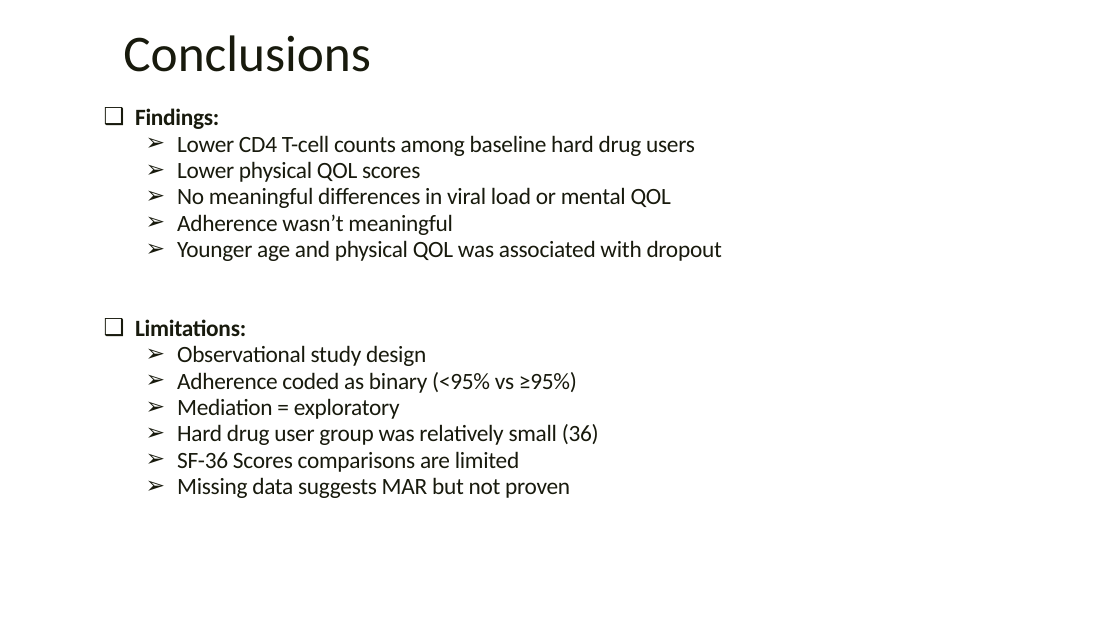
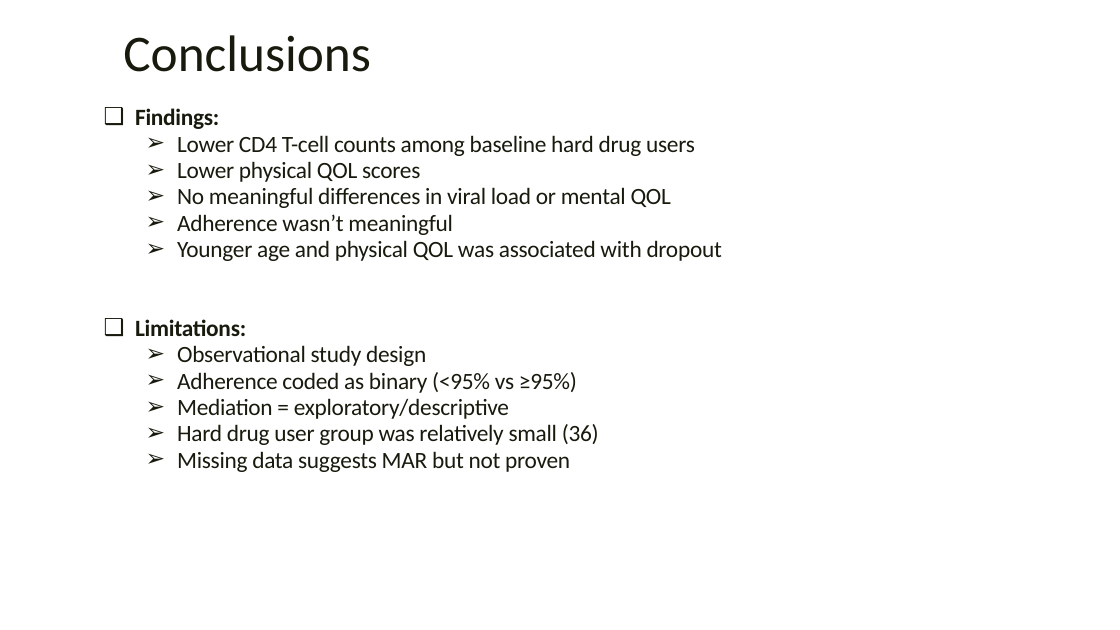
Before and after one commit to rysummers/BIOS6624-Class, a slide deck: slide 8 of Project1/Reports/Project1_Presentation_summers.pptx (slide 9 before the commit). Drawn at 1120x630 pixels with LibreOffice and Linux fonts; fonts in the diff are those of the drawing; background and template pictures are left out. Boxes give left, top, right and bottom in pixels: in the first picture for what was removed or moved away, otherwise in the second. Text is boxed around its words. In the diff, an @@ line names an element or a change of style, - is before the commit and + after.

```diff
--- a/Project1/Reports/Project1_Presentation_summers.pptx
+++ b/Project1/Reports/Project1_Presentation_summers.pptx
@@ text at [177,398,509,419]: text changed @@
-  ➢ Mediation = exploratory
+  ➢ Mediation = exploratory/descriptive
@@ text at [177,451,519,472]: paragraph removed @@
-  ➢ SF-36 Scores comparisons are limited
```
Also in this commit, not shown: 4 other slides changed, 1 slide removed, 9 other files.
